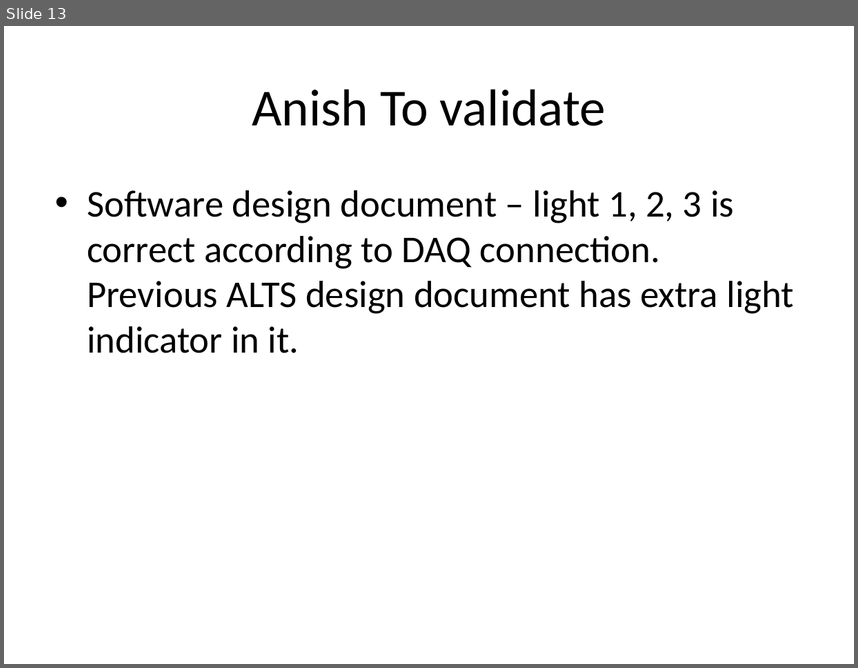
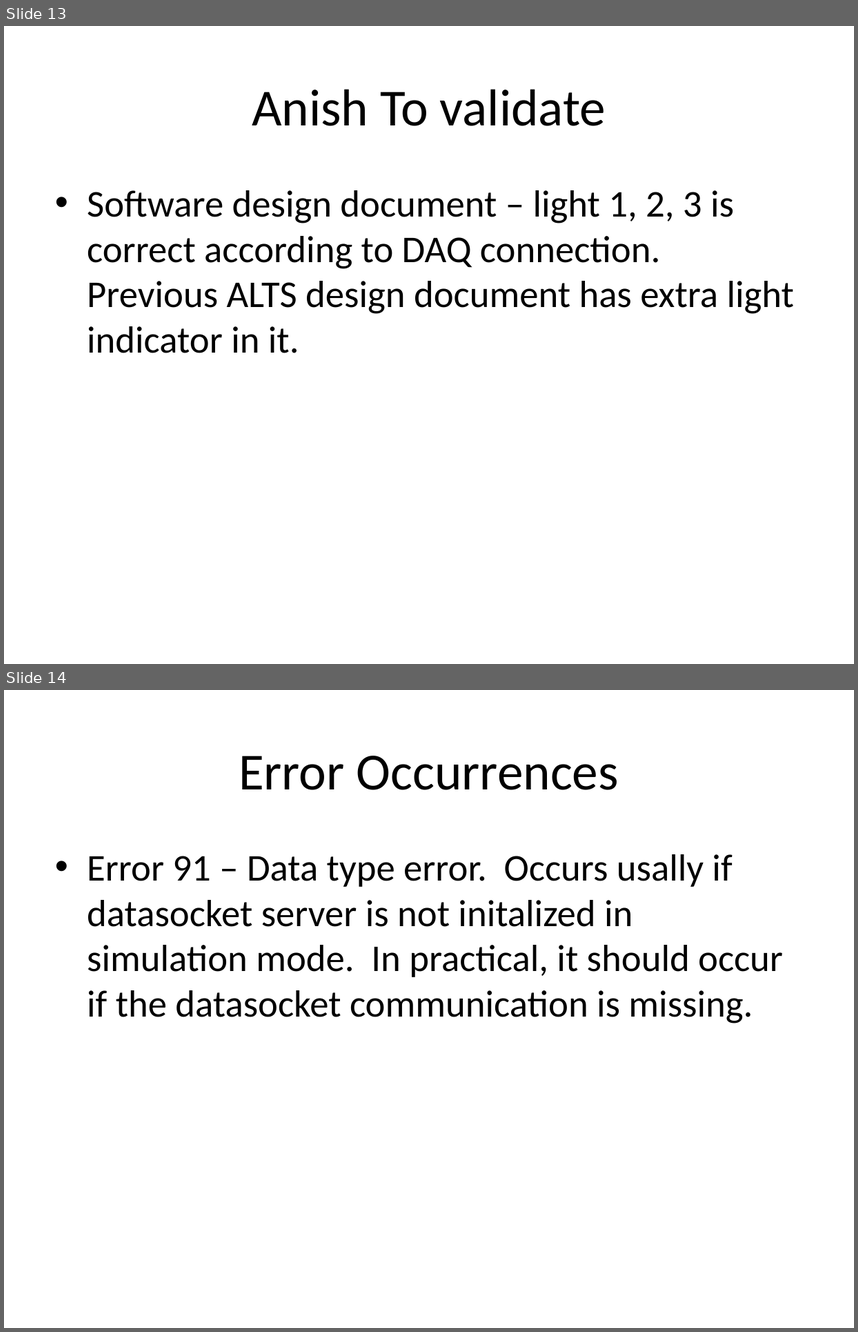
Before and after one commit to Karthi-003/Demo-Project, a slide deck: Documentation/Legacy ALTS vs New ALTS.pptx. Shown one above the other, each under a label of ours: slide 13 before the commit, slides 13 and 14 after it. The pictures are 858x668 and 858x1332 pixels, drawn with LibreOffice and Linux fonts; fonts in the diff are those of the drawing. Boxes give left, top, right and bottom in pixels: in the first picture for what was removed or moved away, otherwise in the second. Text is boxed around its words. In the diff, an @@ line names an element or a change of style, - is before the commit and + after.

```diff
--- a/Documentation/Legacy ALTS vs New ALTS.pptx
+++ b/Documentation/Legacy ALTS vs New ALTS.pptx
@@ slide 14 added at (4,690,854,1328), background #FFFFFF @@
@@ title added at (239,756,619,790), 44 pt, text #000000 @@
+Error Occurrences
@@ text added at (87,854,783,1023), 32 pt, text #000000 @@
+• Error 91 – Data type error. Occurs usally if datasocket server is not initalized in simulation mode. In practical, it should occur if the datasocket communication is missing.
```
Also in this commit, not shown: 1 other file.
